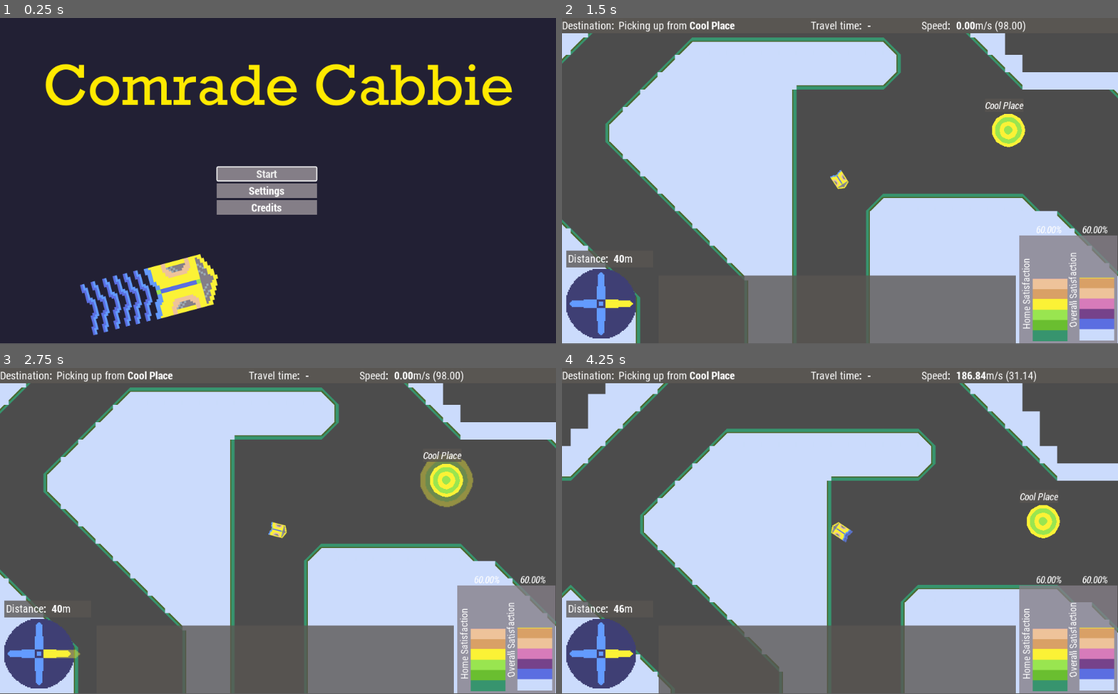
Above: before the commit, frames 1-4 (two rows, left to right).
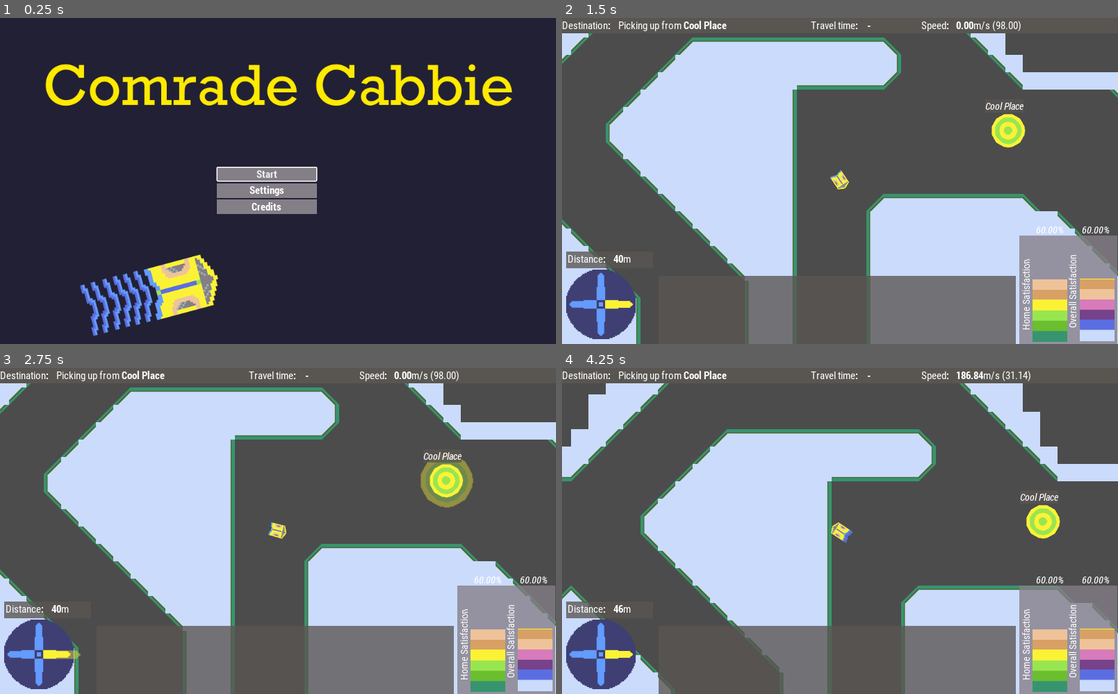
Above: after the commit, the same moments.

Repository: broquaint/comrade-cabbie
Game: Godot game, scene res://Root.tscn
The game is run twice, just before and just after one commit, with the same random seed, the same clock (stepped at 60 frames per second) and the same inputs.
Inputs:
- Up to frame 1 (0.25 s): no input
- Up to frame 2 (1.5 s): click "Start" at 0.5 s; tap Enter at 1.25 s; hold Right (move_right) from 1.28 s (still down)
- Up to frame 3 (2.75 s): release Right (move_right) at 2.03 s; hold Left (move_left) from 2.03 s (still down)
- Up to frame 4 (4.25 s): release Left (move_left) at 2.78 s; hold Right (move_right) 2.78-3.53 s; hold Up (move_up) from 3.53 s (still down)
The window is 800x468 before the commit and 800x469 after it. Grey fills any space a smaller window leaves; there, only what the larger window draws over its background counts as a difference.

The runs differ from the first frame. In frame 1, 1.6% of the frame differs, in the area x 8-92%, y 14-98%; in frame 2, 3.1%; in frame 3, 3.2%; in frame 4, 3.9%, in the area x 0-100%, y 0-100%.

Commit message:
Support full screen
Albeit in a stretchy way. It's fine.

Diff:
--- a/project.godot
+++ b/project.godot
@@ -39,6 +39,10 @@
 [autoload]
 
 GameState="*res://GameState.gd"
+
+[display]
+
+window/stretch/mode="2d"
 
 [editor_plugins]
 
